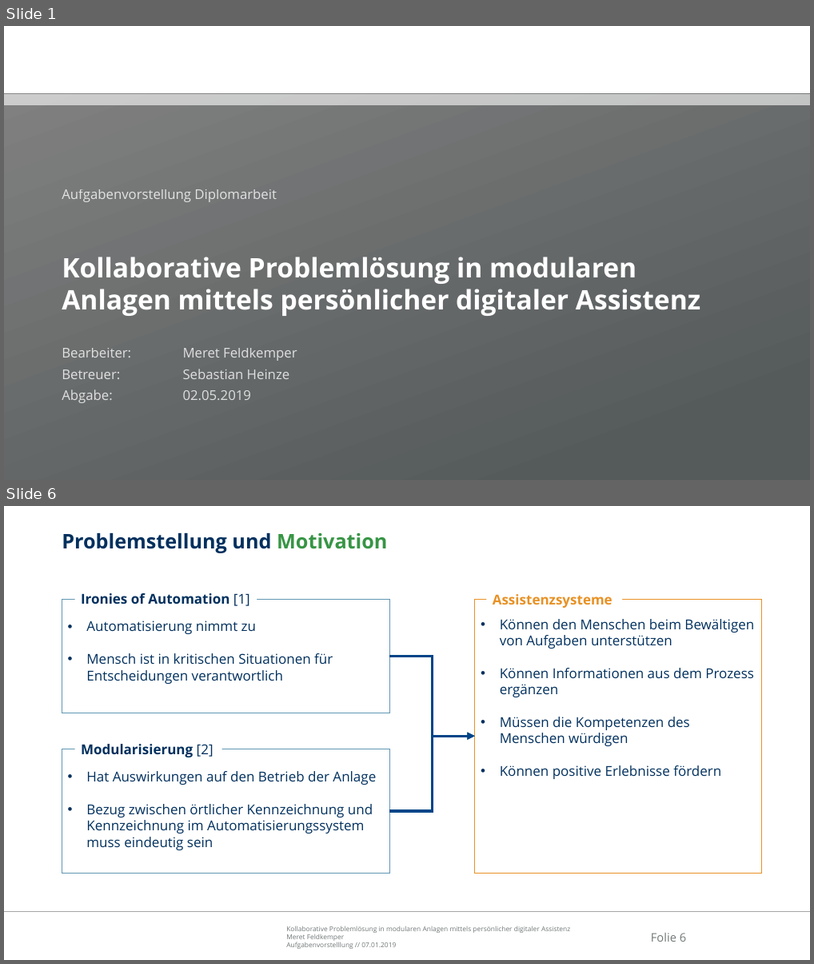
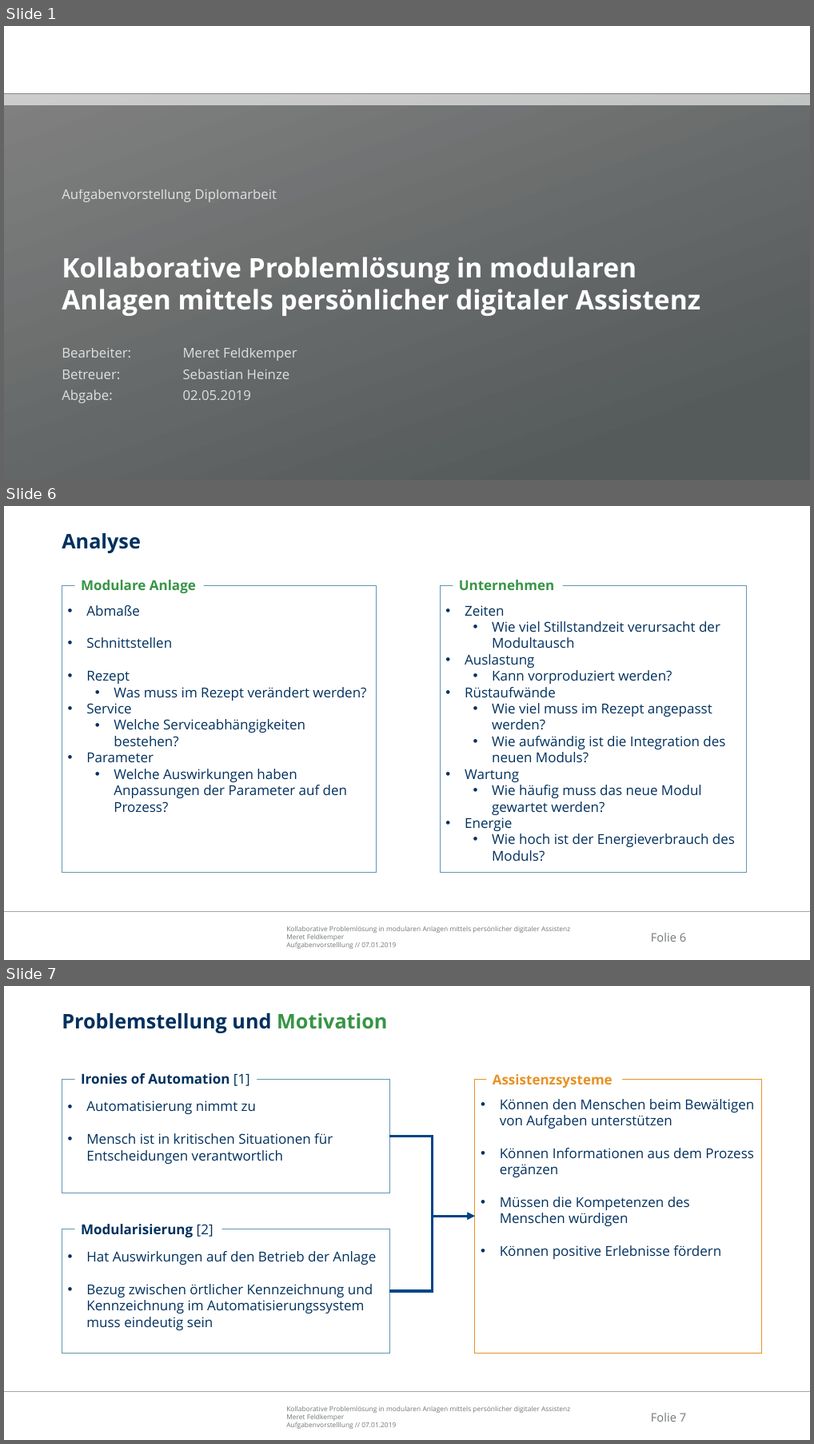
Before and after one commit to Ral3007/Diplomarbeit, a slide deck: Dokumente/Präsentationen/2019-01-24_DA_Feldkemper_Treffen_Krzywinski.pptx. Shown one above the other, each under a label of ours: slides 1 and 6 before the commit, slides 1, 6 and 7 after it; the slides between them are not shown. The pictures are 814x964 and 814x1444 pixels, drawn with LibreOffice and Linux fonts; fonts in the diff are those of the drawing; background and template pictures are left out. Boxes give left, top, right and bottom in pixels: in the first picture for what was removed or moved away, otherwise in the second. Text is boxed around its words. In the diff, an @@ line names an element or a change of style, - is before the commit and + after.

```diff
--- a/Dokumente/Präsentationen/2019-01-24_DA_Feldkemper_Treffen_Krzywinski.pptx
+++ b/Dokumente/Präsentationen/2019-01-24_DA_Feldkemper_Treffen_Krzywinski.pptx
@@ slide 6 added at <box>4,506,810,960</box>, background #FFFFFF; not listed: 3 template elements that a slide beside it also shows @@
@@ title added at <box>62,533,141,553</box>, 24 pt, text #00305E, bold @@
+Analyse
@@ rectangle added at <box>62,585,378,872</box>, fill #FFFFFF, outline #6096B3 1 pt, 16.2 pt, text #00305E @@
+• Abmaße
+• Schnittstellen
+• Rezept
+  • Was muss im Rezept verändert werden?
+• Service
+  • Welche Serviceabhängigkeiten bestehen?
+• Parameter
+  • Welche Auswirkungen haben Anpassungen der Parameter auf den Prozess?
@@ text added at <box>81,580,196,593</box>, 16.2 pt, text #379545, bold @@
+Modulare Anlage
@@ rectangle added at <box>440,585,747,872</box>, fill #FFFFFF, outline #6096B3 1 pt, 16.2 pt, text #00305E @@
+• Zeiten
+  • Wie viel Stillstandzeit verursacht der Modultausch
+• Auslastung
+  • Kann vorproduziert werden?
+• Rüstaufwände
+  • Wie viel muss im Rezept angepasst werden?
+  • Wie aufwändig ist die Integration des neuen Moduls?
+• Wartung
+  • Wie häufig muss das neue Modul gewartet werden?
+• Energie
+  • Wie hoch ist der Energieverbrauch des Moduls?
@@ text added at <box>459,580,554,590</box>, 16.2 pt, text #379545, bold @@
+Unternehmen
@@ what was slide 6 is now slide 7 @@
@@ page number at <box>651,1412,686,1421</box>: text changed @@
-Folie 6
+Folie 7
```
Also in this commit, not shown: 4 other slides added, 4 slides removed.
